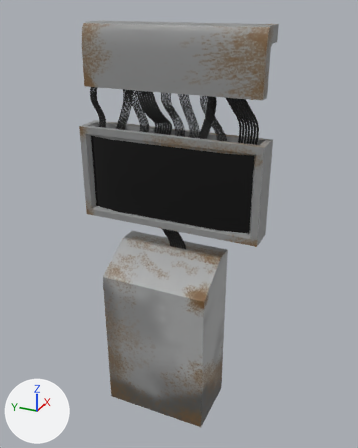
An edit to the FBX model World/Props/Xray/Prop_Xray_Station.fbx, drawn before and after from the same camera.
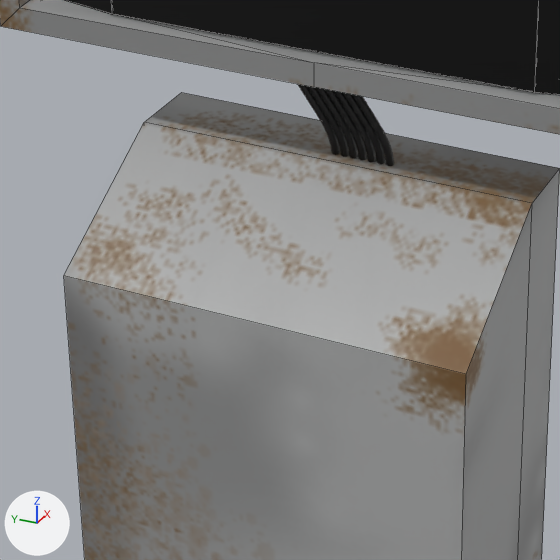
Each version is shown whole from a 50 mm camera at (-2.69, -1.25, 1.24) aimed at (-0.04, -0.06, -0.09), then close up on the part from 24% to 64% of the width and 46% to 78% of the height. Every picture has the same lights, and +X, +Y and +Z are marked at lower left. The last two pictures show the newer version. The close-ups show mesh edges as thin lines. Where no turn or scale is listed for an object, it has been applied to the vertices.

Objects in the first close-up: 'BézierCurve.003', 'Screen', 'Screen.001'.
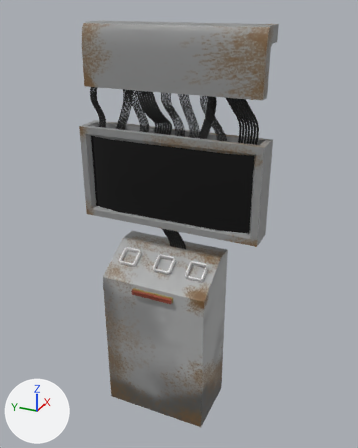
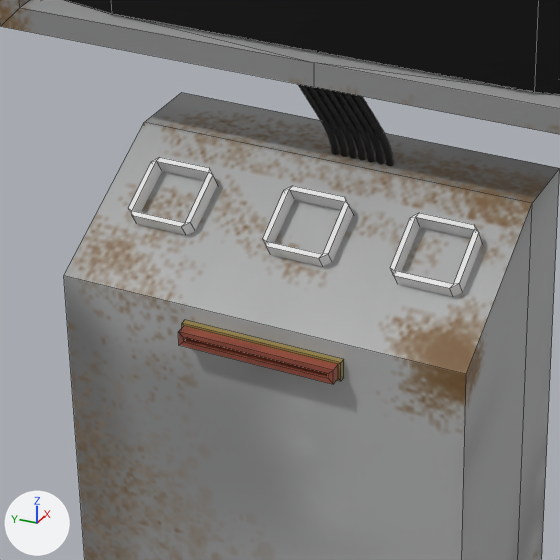
Edits to the scene script, one JSON object a line:
```json
{"op": "add", "block": "img_pc_props_texture_png", "code": ["img_pc_props_texture_png = load_image('Pc_Props_Texture.png', '../Electricals/Computer/Pc_Props_Texture.png', 512, 512, 'sRGB')"]}
{"op": "add", "block": "mat_door_btn", "code": ["mat_door_btn = principled_material('Door_Btn')", "mat_door_btn.base_color = (0.8, 0.8, 0.8)  # white #e7e7e7"]}
{"op": "add", "block": "mat_pc_props", "code": ["mat_pc_props = principled_material('Pc_Props')", "mat_pc_props.texture = img_pc_props_texture_png"]}
{"op": "add", "block": "me_cube_145", "code": ["me_cube_145 = bpy.data.meshes.new('Cube.145')", "me_cube_145.from_pydata(...)  # 28 vertices, 22 faces; spans x -0.0808..0.048, y -0.0587..0.0587, z -0.0283..0.0808", "me_cube_145.materials.append(mat_door_btn)  # its picture is missing"]}
{"op": "add", "block": "me_cube_076", "code": ["me_cube_076 = bpy.data.meshes.new('Cube.076')", "me_cube_076.from_pydata(...)  # 24 vertices, 22 faces; spans x -0.015..0.014, y -0.141..0.141, z -0.017..0.017", "me_cube_076.materials.append(mat_pc_props)  # picture img_pc_props_texture_png"]}
{"op": "add", "block": "ob_button_016", "code": ["ob_button_016 = bpy.data.objects.new('Button.016', me_cube_145)", "ob_button_016.location = (-0.157, 0.231, -0.359)"]}
{"op": "add", "block": "ob_document_analyser_001", "code": ["ob_document_analyser_001 = bpy.data.objects.new('document_analyser.001', me_cube_076)", "ob_document_analyser_001.location = (-0.346, -0.011, -0.468)"]}
{"op": "add", "block": "ob_button_020", "code": ["ob_button_020 = bpy.data.objects.new('Button.020', me_cube_145.copy())", "ob_button_020.location = (-0.157, -0.244, -0.359)"]}
{"op": "add", "block": "ob_button_018", "code": ["ob_button_018 = bpy.data.objects.new('Button.018', me_cube_145.copy())", "ob_button_018.location = (-0.157, -0.019, -0.359)"]}
```

Changed parts and their boxes [x1, y1, x2, y2] in the close-ups (560 x 560 px):
```json
{"object": "document_analyser.001", "change": "added", "after": [178, 320, 344, 384], "on screen": "brown"}
{"object": "Button.020", "change": "added", "after": [390, 213, 482, 297]}
{"object": "Button.018", "change": "added", "after": [263, 186, 353, 267]}
{"object": "Button.016", "change": "added", "after": [129, 157, 218, 235]}
```
